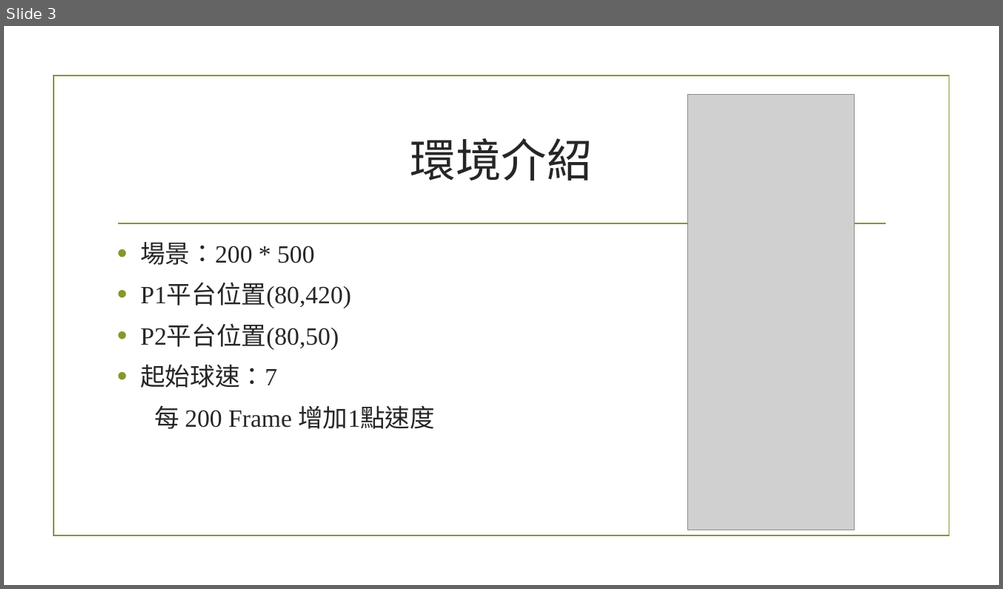
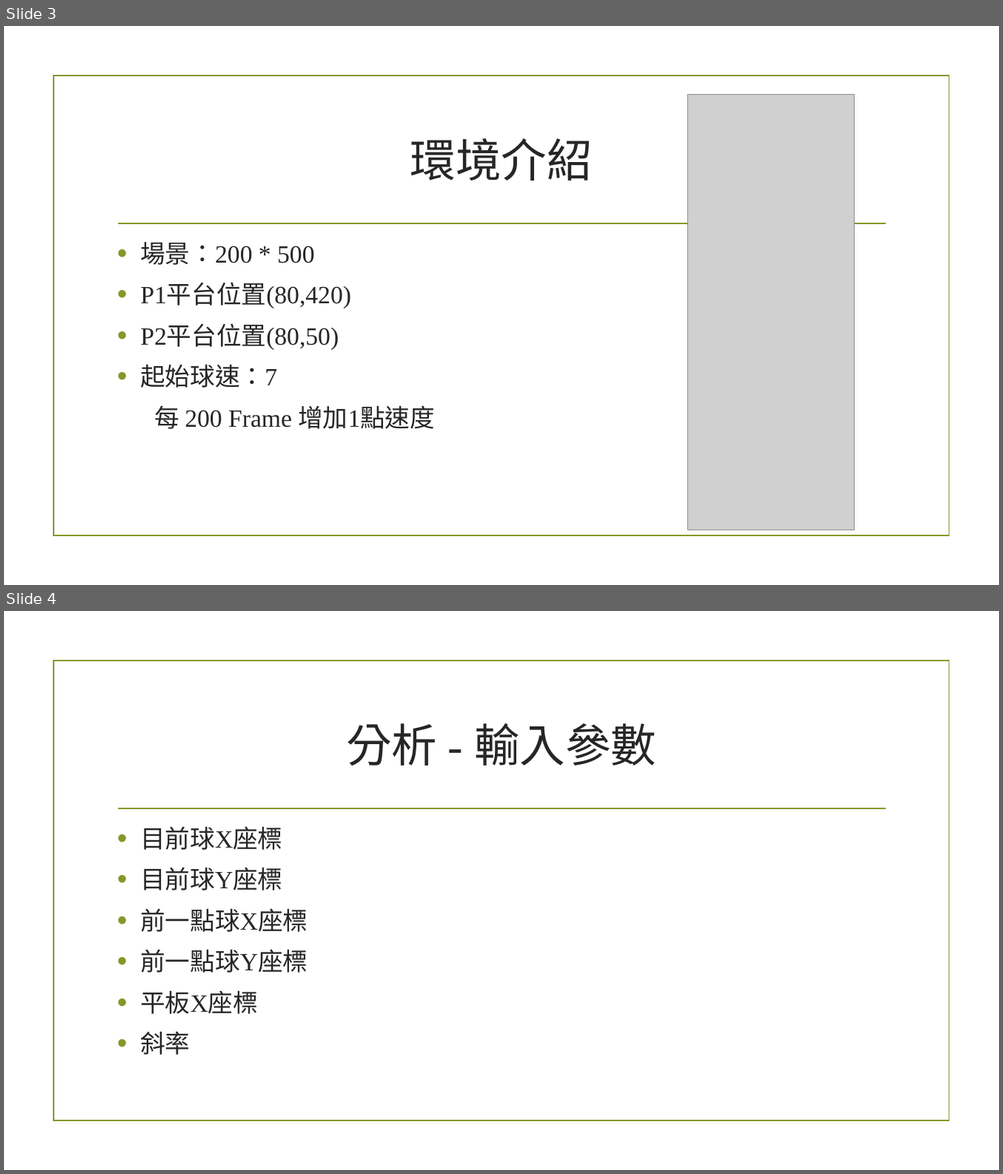
Before and after one commit to ErEcheLon/Mechine-Learning, a slide deck: Hw6/ML_PingPong.pptx. Shown one above the other, each under a label of ours: slide 3 before the commit, slides 3 and 4 after it. The pictures are 1003x589 and 1003x1174 pixels, drawn with LibreOffice and Linux fonts; fonts in the diff are those of the drawing; grey boxes stand for pictures; background and template pictures are left out. Boxes give left, top, right and bottom in pixels: in the first picture for what was removed or moved away, otherwise in the second. Text is boxed around its words. In the diff, an @@ line names an element or a change of style, - is before the commit and + after.

```diff
--- a/Hw6/ML_PingPong.pptx
+++ b/Hw6/ML_PingPong.pptx
@@ slide 4 added at [4, 611, 999, 1170], background picture (left out); not listed: 2 template elements that a slide beside it also shows @@
@@ title added at [346, 723, 656, 766], 44 pt, text #262626 @@
+分析 - 輸入參數
@@ text added at [140, 826, 307, 1055], 24 pt, text #262626 @@
+• 目前球X座標
+• 目前球Y座標
+• 前一點球X座標
+• 前一點球Y座標
+• 平板X座標
+• 斜率
```
Also in this commit, not shown: 1 slide changed, 3 other slides added, 1 other file.
